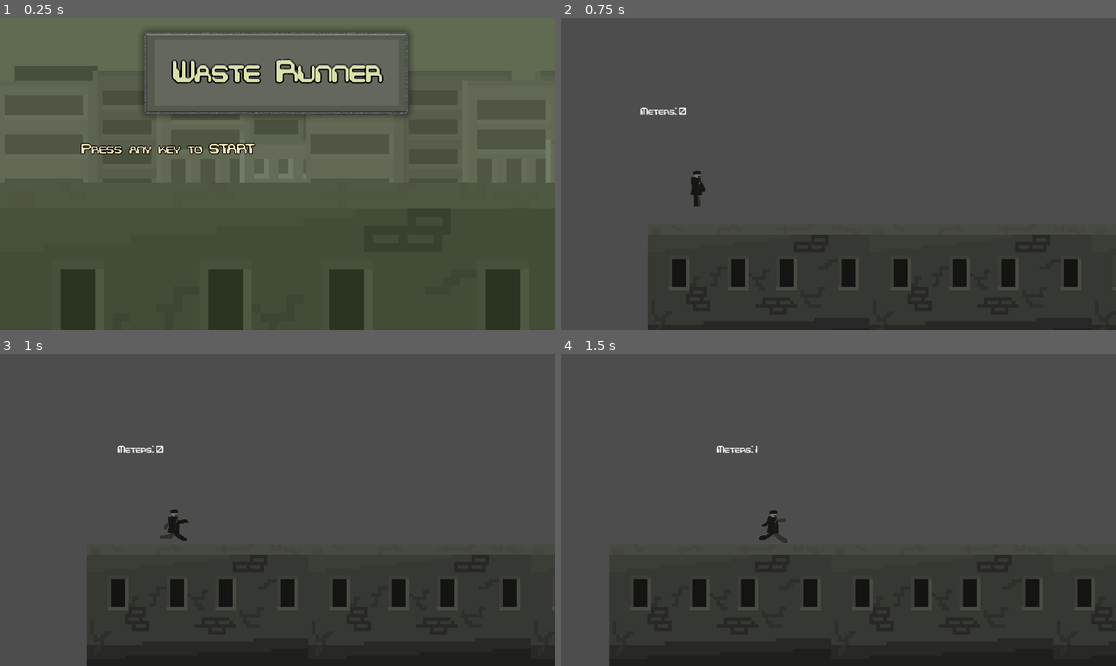
Above: before the commit, frames 1-4 (two rows, left to right).
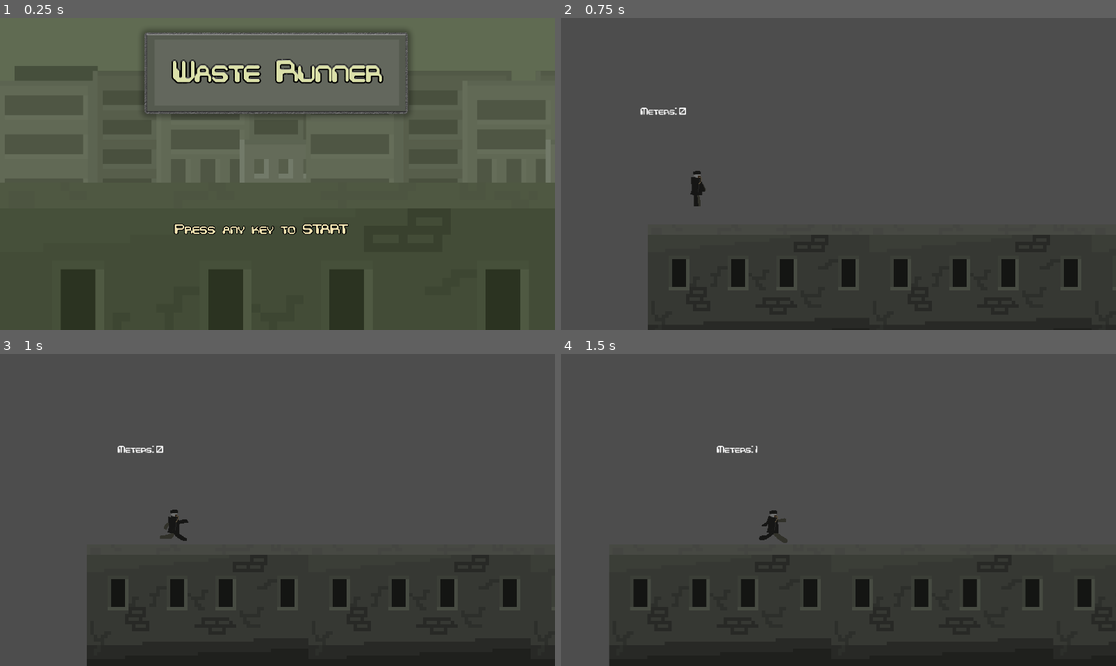
Above: after the commit, the same moments.

Repository: Dyspor/cplatformer
Game: Godot game, scene res://Data/Menus/MainMenu/MainMenu.tscn
Same seed, same stepped clock (60 frames per second), same inputs: the game is played once before the commit and once after it.
Inputs:
- Up to frame 1 (0.25 s): no input
- Up to frame 2 (0.75 s): tap Enter at 0.5 s
- Up to frame 3 (1 s): tap Space (Jump) at 0.77 s
- Up to frame 4 (1.5 s): no input

The runs differ from the first frame. In frame 1, 1.3% of the frame differs, in the area x 14-63%, y 40-70%; in frame 2, nothing differs; in frame 3, nothing differs; in frame 4, nothing differs.

Commit message:
Update MainMenu.tscn

Diff:
--- a/Data/Menus/MainMenu/MainMenu.tscn
+++ b/Data/Menus/MainMenu/MainMenu.tscn
@@ -26,10 +26,10 @@
 
 [node name="Label" type="Label" parent="."]
 layout_mode = 0
-offset_left = 281.0
-offset_top = 432.0
-offset_right = 884.0
-offset_bottom = 481.0
+offset_left = 604.0
+offset_top = 710.0
+offset_right = 1207.0
+offset_bottom = 759.0
 theme_override_colors/font_color = Color(0.956863, 0.898039, 0.701961, 1)
 theme_override_colors/font_shadow_color = Color(0, 0, 0, 1)
 theme_override_colors/font_outline_color = Color(0, 0, 0, 1)
